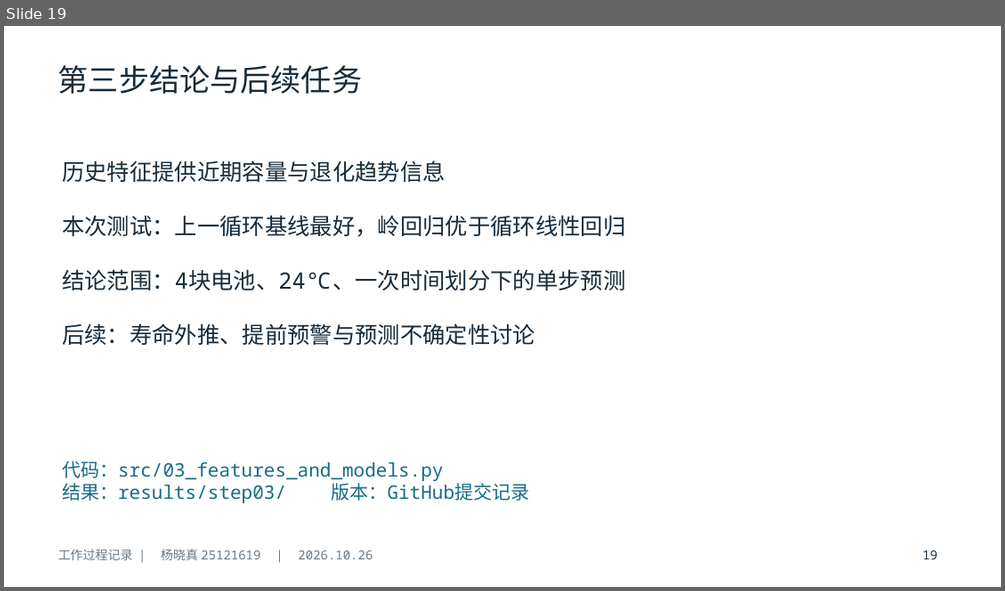
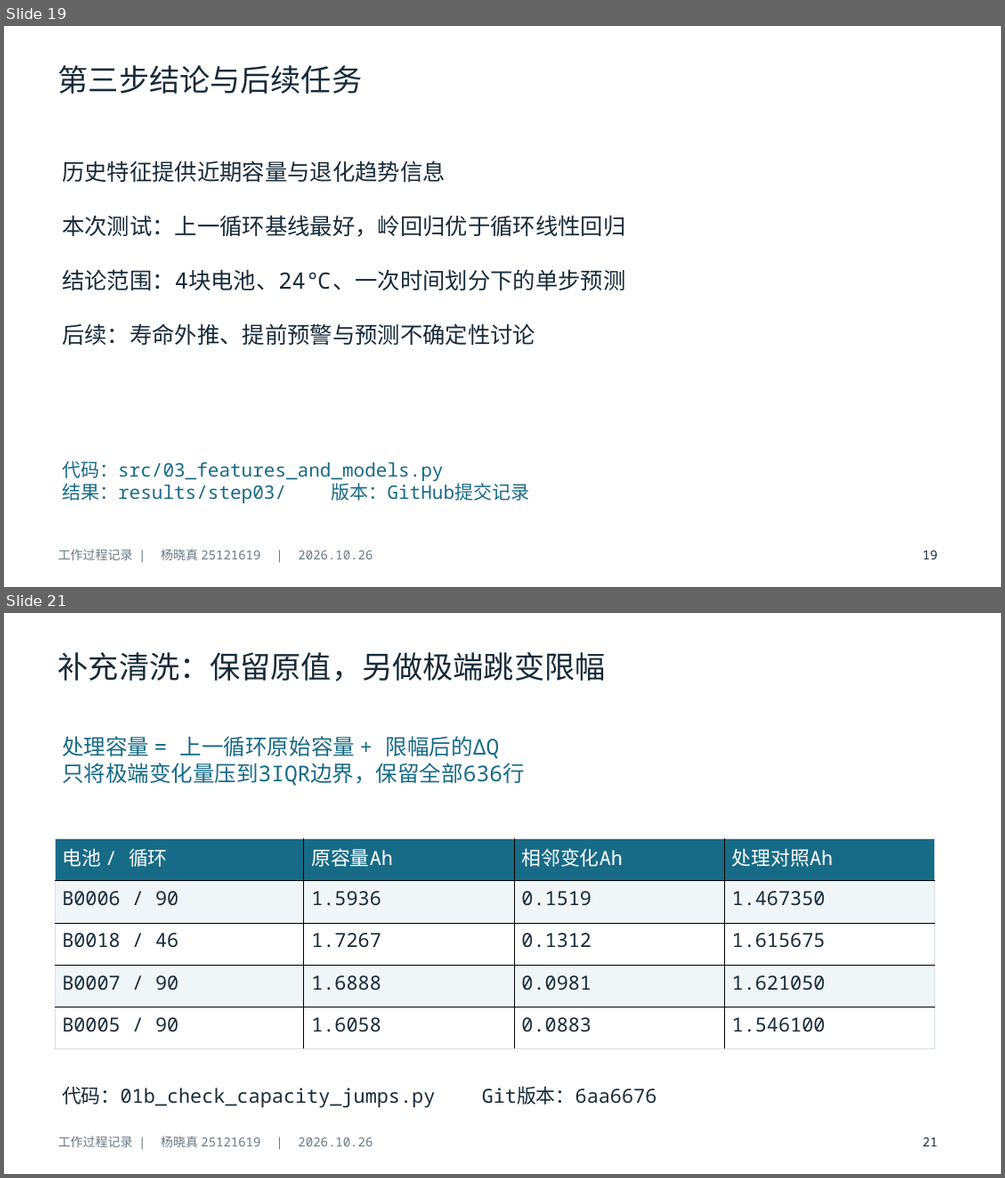
Before and after one commit to yxz666-Y/python-midterm-pre, a slide deck: deliverables/题目三_工作过程.pptx. Shown one above the other, each under a label of ours: slide 19 before the commit, slides 19 and 21 after it; the slides between them are not shown. The pictures are 1005x591 and 1005x1178 pixels, drawn with LibreOffice and Linux fonts; fonts in the diff are those of the drawing. Boxes give left, top, right and bottom in pixels: in the first picture for what was removed or moved away, otherwise in the second. Text is boxed around its words. In the diff, an @@ line names an element or a change of style, - is before the commit and + after.

Commit message:
docs: 在过程PPT中记录统计跳变检测与限幅对照

```diff
--- a/deliverables/题目三_工作过程.pptx
+++ b/deliverables/题目三_工作过程.pptx
@@ slide 21 added at [4, 613, 1001, 1174], background #FFFFFF @@
@@ text added at [58, 652, 606, 682], 29.2 pt, text #172B3A @@
+补充清洗：保留原值，另做极端跳变限幅
@@ text added at [62, 736, 524, 786], 21 pt, text #176B87 @@
+处理容量 = 上一循环原始容量 + 限幅后的ΔQ
+只将极端变化量压到3IQR边界，保留全部636行
@@ table added at [55, 839, 934, 1049], 5 rows, 4 columns @@
+电池 / 循环 | 原容量Ah | 相邻变化Ah | 处理对照Ah
+B0006 / 90 | 1.5936 | 0.1519 | 1.467350
+B0018 / 46 | 1.7267 | 0.1312 | 1.615675
+B0007 / 90 | 1.6888 | 0.0981 | 1.621050
+B0005 / 90 | 1.6058 | 0.0883 | 1.546100
@@ text added at [62, 1086, 657, 1108], 18.8 pt, text #172B3A @@
+代码：01b_check_capacity_jumps.py Git版本：6aa6676
@@ text added at [58, 1135, 372, 1147], 12 pt, text #687985 @@
+工作过程记录 | 杨晓真 25121619 | 2026.10.26
@@ text added at [922, 1137, 938, 1146], 12 pt, text #172B3A @@
+21
```
Also in this commit, not shown: 3 slides changed, 2 other slides added, 3 other files.
